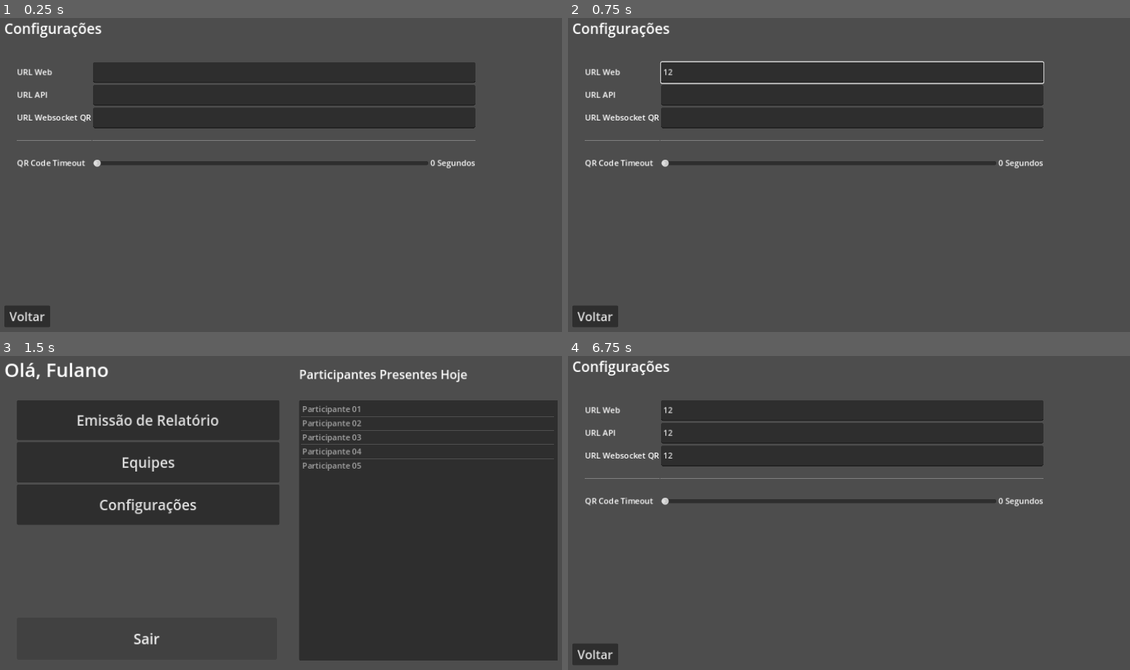
Above: before the commit, frames 1-4 (two rows, left to right).
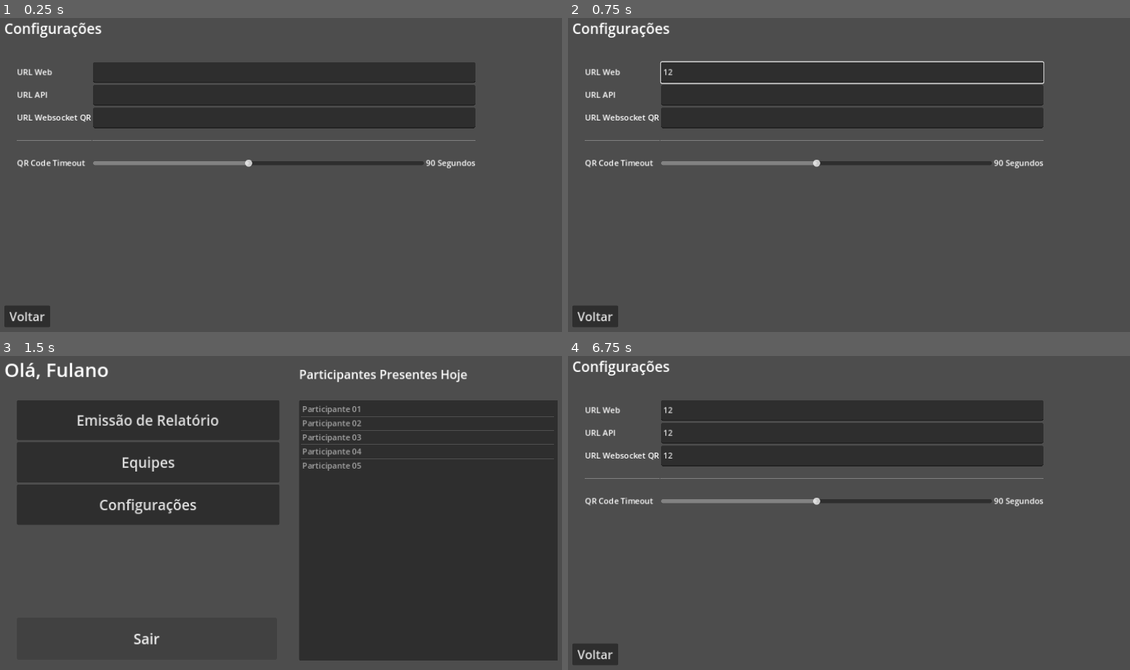
Above: after the commit, the same moments.

Repository: a-magno/nitelog-desktop
Game: Godot game, scene res://scenes/screens/config_screen.tscn
Two runs of this game, one before a commit and one after it. Both use one fixed random seed, a clock stepped at 60 frames per second and the inputs below. The project has no main scene, so this scene is started directly.
Inputs (mouse positions are in pixels of both pictures, inside the frame that each line leads up to):
- Up to frame 1 (0.25 s): no input
- Up to frame 2 (0.75 s): click (854, 71) at 0.52 s; type "12" at 0.6 s
- Up to frame 3 (1.5 s): click (286, 434) at 0.75 s; type "12" at 0.83 s; click (286, 456) at 0.98 s; type "12" at 1.07 s; click "Voltar" at 1.25 s
- Up to frame 4 (6.75 s): click "Emissão de Relatório" at 2 s; click "Equipes" at 2.75 s; click "Emissão de Relatório" at 3.5 s; click "Equipes" at 4.25 s; click "Emissão de Relatório" at 5 s; click "Equipes" at 5.75 s; click "Configurações" at 6.5 s

The runs differ from the first frame. In frame 1, 0.5% of the frame differs, in the area x 16-85%, y 45-48%; in frame 2, 0.5%; in frame 3, nothing differs; in frame 4, 0.5%.

Commit message:
add persistent cfg file

Diff:
--- a/project.godot
+++ b/project.godot
@@ -16,7 +16,7 @@
 
 [autoload]
 
-Config="*res://scenes/globals/config.tscn"
+CfgFile="*res://scenes/globals/config_file.tscn"
 
 [debug]
 
--- /dev/null
+++ b/scenes/globals/config_file.tscn
@@ -0,0 +1,6 @@
+[gd_scene load_steps=2 format=3 uid="uid://bphdpld0qhlsy"]
+
+[ext_resource type="Script" path="res://src/globals/config_file.gd" id="1_ayqw6"]
+
+[node name="ConfigFile" type="Node"]
+script = ExtResource("1_ayqw6")
--- a/scenes/screens/config_screen.tscn
+++ b/scenes/screens/config_screen.tscn
@@ -1,9 +1,7 @@
-[gd_scene load_steps=5 format=3 uid="uid://ooiq0s8kor6o"]
+[gd_scene load_steps=3 format=3 uid="uid://ooiq0s8kor6o"]
 
-[ext_resource type="Script" path="res://src/url_input.gd" id="1_16rtg"]
-[ext_resource type="Script" path="res://src/timeout_label.gd" id="1_at70x"]
 [ext_resource type="Script" path="res://src/transition_button.gd" id="1_hr42k"]
-[ext_resource type="Script" path="res://src/timeout_slider.gd" id="2_gh8c5"]
+[ext_resource type="Script" path="res://src/config_screen.gd" id="1_ll1g6"]
 
 [node name="ConfigScreen" type="Control"]
 layout_mode = 3
@@ -12,6 +10,7 @@
 anchor_bottom = 1.0
 grow_horizontal = 2
 grow_vertical = 2
+script = ExtResource("1_ll1g6")
 
 [node name="ConfigLabel" type="Label" parent="."]
 layout_mode = 1
@@ -40,11 +39,11 @@
 text = "URL Web"
 
 [node name="WebInput" type="LineEdit" parent="GridContainer"]
+unique_name_in_owner = true
 layout_mode = 2
 size_flags_horizontal = 3
 size_flags_vertical = 3
 size_flags_stretch_ratio = 3.2
-script = ExtResource("1_16rtg")
 
 [node name="APILabel" type="Label" parent="GridContainer"]
 layout_mode = 2
@@ -53,11 +52,11 @@
 text = "URL API"
 
 [node name="APIInput" type="LineEdit" parent="GridContainer"]
+unique_name_in_owner = true
 layout_mode = 2
 size_flags_horizontal = 3
 size_flags_vertical = 3
 size_flags_stretch_ratio = 3.2
-script = ExtResource("1_16rtg")
 
 [node name="WebsocketLabel" type="Label" parent="GridContainer"]
 layout_mode = 2
@@ -66,11 +65,11 @@
 text = "URL Websocket QR"
 
 [node name="WebsocketInput" type="LineEdit" parent="GridContainer"]
+unique_name_in_owner = true
 layout_mode = 2
 size_flags_horizontal = 3
 size_flags_vertical = 3
 size_flags_stretch_ratio = 3.2
-script = ExtResource("1_16rtg")
 
 [node name="HSeparator" type="HSeparator" parent="GridContainer"]
 layout_mode = 2
@@ -89,6 +88,7 @@
 layout_mode = 2
 
 [node name="TimeoutSlider" type="HSlider" parent="GridContainer/HBoxContainer"]
+unique_name_in_owner = true
 layout_mode = 2
 size_flags_horizontal = 3
 size_flags_vertical = 3
@@ -96,15 +96,13 @@
 max_value = 180.0
 step = 10.0
 value = 10.0
-script = ExtResource("2_gh8c5")
 
-[node name="TimeoutLabel" type="Label" parent="GridContainer/HBoxContainer" node_paths=PackedStringArray("slider")]
+[node name="TimeoutLabel" type="Label" parent="GridContainer/HBoxContainer"]
+unique_name_in_owner = true
 layout_mode = 2
 size_flags_horizontal = 8
 text = "180 Segundos"
 horizontal_alignment = 2
-script = ExtResource("1_at70x")
-slider = NodePath("../TimeoutSlider")
 
 [node name="BackButton" type="Button" parent="."]
 layout_mode = 0
--- /dev/null
+++ b/src/config_screen.gd
@@ -0,0 +1,37 @@
+extends Control
+
+
+func _ready() -> void:
+	var on_web := func (new_s: String = %WebInput.text) -> void:
+		CfgFile.settings["url-web"] = new_s
+
+	%WebInput.text_changed.connect(on_web)
+	%WebInput.focus_exited.connect(on_web)
+
+	var on_api := func (new_s: String = %APIInput.text) -> void:
+		CfgFile.settings["url-api"] = new_s
+
+	%APIInput.text_changed.connect(on_api)
+	%APIInput.focus_exited.connect(on_api)
+
+	var on_websocket := func (new_s: String = %WebsocketInput.text) -> void:
+		CfgFile.settings["url-websocket"] = new_s
+
+	%WebsocketInput.text_changed.connect(on_websocket)
+	%WebsocketInput.focus_exited.connect(on_websocket)
+
+
+	var on_time_slider := func (new_v: float) -> void:
+		CfgFile.settings["qr-timeout"] = new_v
+		%TimeoutLabel.text = "%s Segundos" % new_v
+
+	%TimeoutSlider.value_changed.connect(on_time_slider)
+
+
+	# Update UI
+	%WebInput.text = CfgFile.settings.get("url-web", "")
+	%APIInput.text = CfgFile.settings.get("url-api", "")
+	%WebsocketInput.text = CfgFile.settings.get("url-websocket", "")
+	%TimeoutSlider.value = CfgFile.settings.get("qr-timeout", 90)
+
+	self.tree_exiting.connect(func () -> void: CfgFile.update_cfg_file())
--- /dev/null
+++ b/src/globals/config_file.gd
@@ -0,0 +1,37 @@
+extends Node
+
+const CFG_FILE: String = "user://nitelog.cfg"
+
+var config: ConfigFile
+var settings: Dictionary
+
+func _ready() -> void:
+	config = ConfigFile.new()
+
+	if not FileAccess.file_exists(CFG_FILE):
+		return
+
+	var err := config.load(CFG_FILE)
+	if err != OK:
+		return
+
+	var keys: PackedStringArray = config.get_section_keys("config")
+	if keys.is_empty():
+		# Rename broken config
+		var broken_name: String = "user://nitelog.%s.cfg.broken" % Time.get_datetime_string_from_system()
+		DirAccess.rename_absolute(CFG_FILE, broken_name)
+
+		return
+
+	for key: String in keys:
+		var value: Variant = config.get_value("config", key)
+		settings.get_or_add(key, value)
+
+
+func update_cfg_file() -> void:
+	var keys: Array = settings.keys()
+
+	for key: String in keys:
+		config.set_value("config", key, settings.get(key, null))
+
+	config.save(CFG_FILE)
Not shown, added: nitelog.2024-10-10T14:31:02.cfg.broken
Not shown, added: nitelog.2024-10-10T14:33:07.cfg.broken
